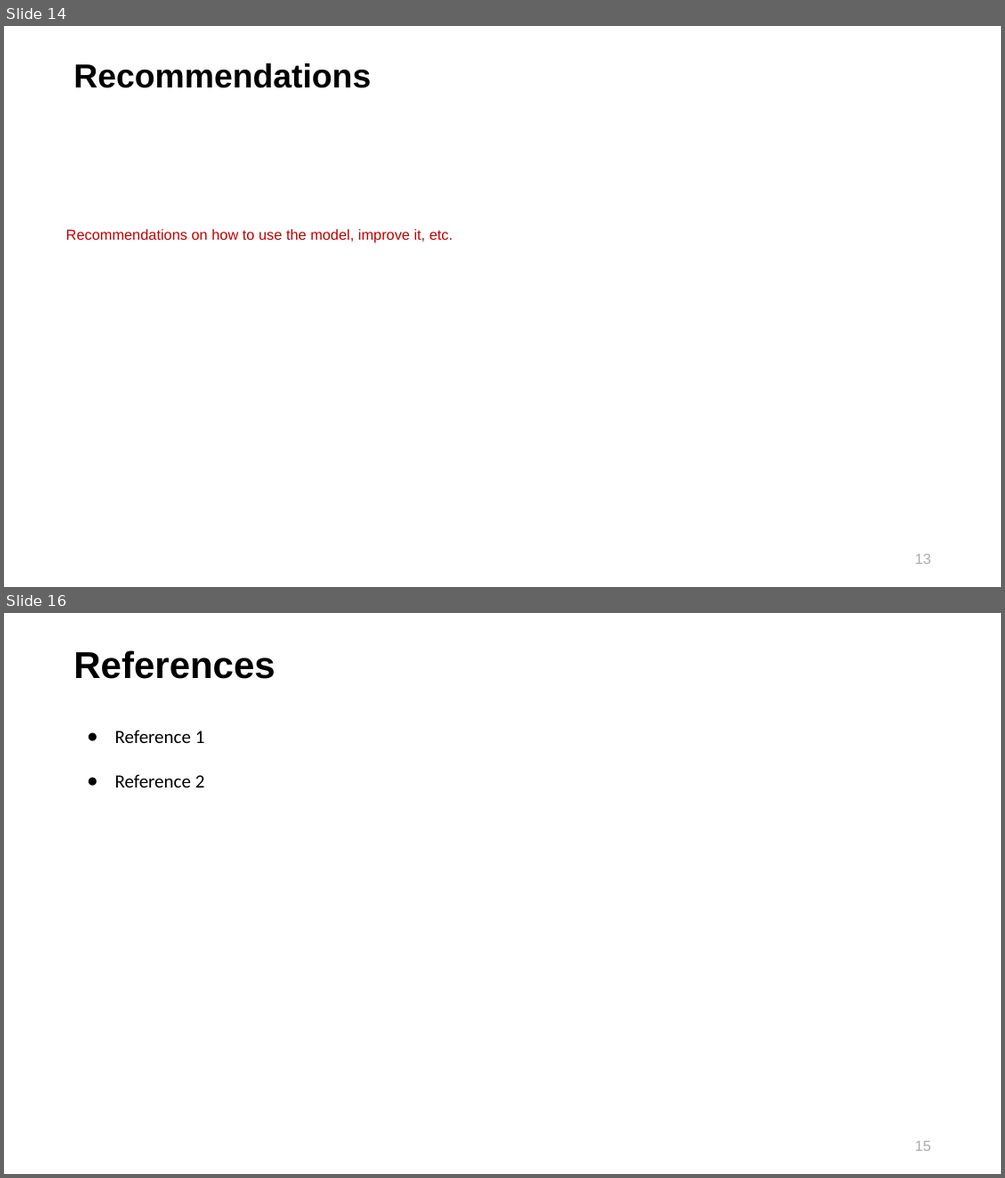
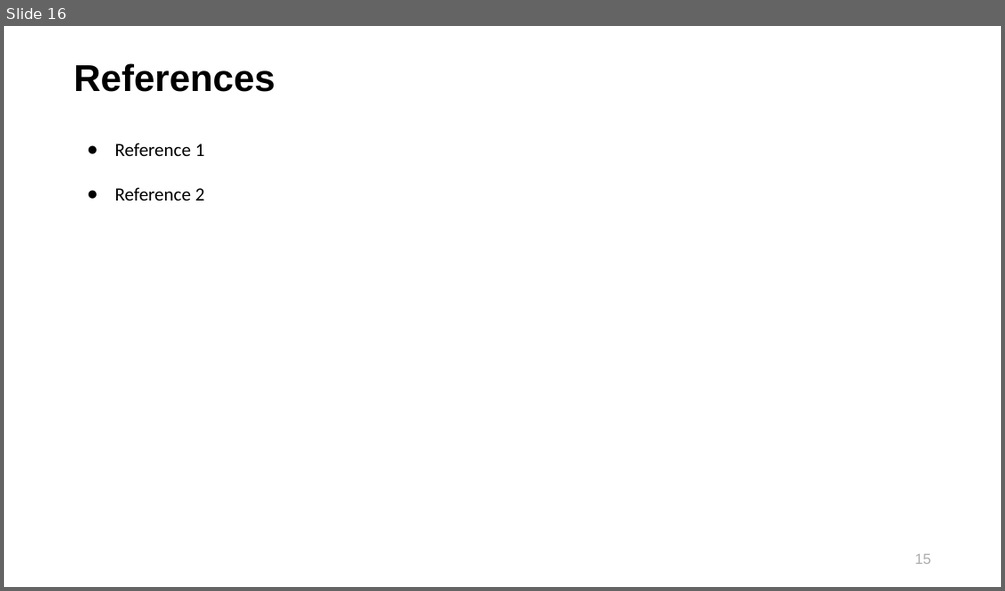
Before and after one commit to maringow/DataMiningGroupProject, a slide deck: Data Mining_Final Project_Hospital Ranking.pptx. Shown one above the other, each under a label of ours: slides 14 and 16 before the commit, slide 16 after it; the slides between them are not shown. The pictures are 1005x1178 and 1005x591 pixels, drawn with LibreOffice and Linux fonts; fonts in the diff are those of the drawing; background and template pictures are left out. Boxes give left, top, right and bottom in pixels: in the first picture for what was removed or moved away, otherwise in the second. Text is boxed around its words. In the diff, an @@ line names an element or a change of style, - is before the commit and + after.

```diff
--- a/Data Mining_Final Project_Hospital Ranking.pptx
+++ b/Data Mining_Final Project_Hospital Ranking.pptx
@@ slide 14 removed at [4, 26, 1001, 587], background picture (left out) @@
@@ title removed at [73, 63, 371, 88] @@
-Recommendations
@@ text removed at [66, 229, 453, 243] @@
-Recommendations on how to use the model, improve it, etc.
@@ page number removed at [914, 554, 930, 564] @@
-13
```
Also in this commit, not shown: 2 slides added, 1 other slide removed.
